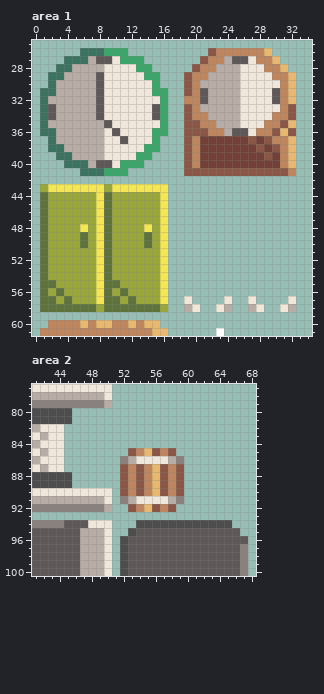
Pixel-art file -- Assets/Yaya/Artwork/Misc/EntityThumbnail.ase. Above is the file before it was changed.
128x128 pixels, 1 frame. Colours within 5 levels of each other are drawn and written as one. Shown: area 1: x 0..34, y 25..61; area 2: x 41..68, y 77..100.
The result:
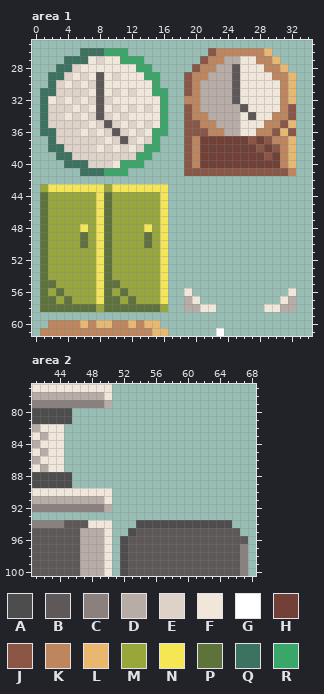
Palette (. is transparent): A #4d4d4d  B #5e5858  C #8a817f  D #b8aca7  E #ded2c8  F #f0e6da  G #ffffff  H #734037  J #8c5646  K #bf855c  L #e8b86f  M #99a63a  N #f5e753  P #5e733b  Q #3c7360  R #3aa669
From old to new:
Area 1:
y 27: x 7..9 DBB -> FEF; x 25..26 BB -> DF
y 28: x 5..8 DDDD -> EFFF; x 25 D -> B
y 29: x 4..7 DDDD -> EFEF; x 10 F -> E; x 25 D -> B
y 30: x 3..7 DDDDD -> EFEFE; x 25 D -> B
y 31: x 3..7 DDDDD -> EEEEF; x 10 F -> E; x 12 F -> E; x 21 B -> D; x 25 D -> B; x 30 B -> F
y 32: x 2..7 DDDDDD -> FEFEFE; x 9 F -> E; x 21 B -> D; x 25 D -> B; x 30 B -> F
y 33: x 2..7 BDDDDD -> EEEFEF; x 10 F -> E; x 12 F -> E; x 14..15 FB -> EF; x 26 F -> B
y 34: x 2..7 BDDDDD -> EEFEFE; x 9 F -> E; x 11 F -> E; x 15 B -> F; x 27 F -> B
y 35: x 2..8 DDDDDDD -> EEEEEFE; x 10 F -> E; x 12 F -> E; x 14 F -> E
y 36: x 3..9 DDDDDDF -> EEEFEFE; x 11 F -> E; x 13 F -> E; x 25..26 BB -> DF
y 37: x 3..8 DDDDDD -> EEEEEE; x 10 F -> E; x 12 F -> E; x 14 F -> E
y 38: x 4..9 DDDDDF -> EEEEFE; x 11 F -> E; x 13 F -> E
y 39: x 5..12 DDDDFFFF -> EEEEEEEE
y 40: x 7..9 DBB -> EEE
y 56: x 19 . -> F; x 32 . -> F
y 57: x 19..20 F. -> DF; x 24 F -> .; x 27 F -> .; x 31..32 .F -> FD
y 58: x 20..24 F..FD -> DFF..; x 27..31 DF..F -> ..FFD
Area 2:
y 85: x 53..58 JKLJKJ -> ......
y 86: x 52..59 CDFFFFDC -> ........
y 87..90: x 52..59 JKJKLJKJ -> ........
y 91: x 52..59 CDFFFFDC -> ........
y 92: x 53..58 JKLJKJ -> ......
